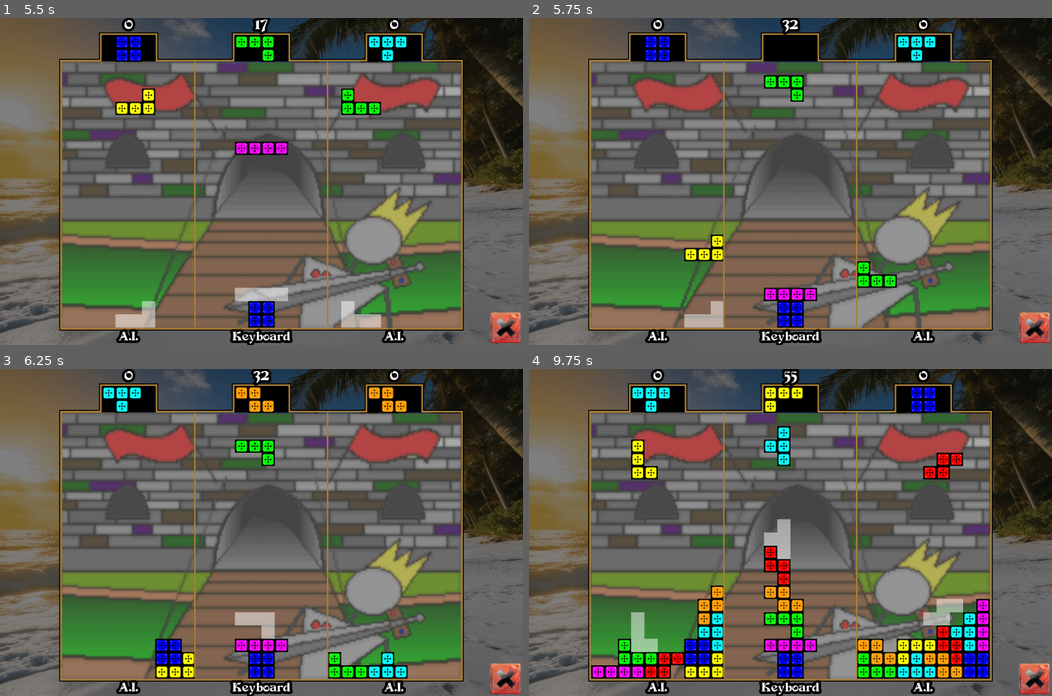
Above: before the commit, frames 1-4 (two rows, left to right).
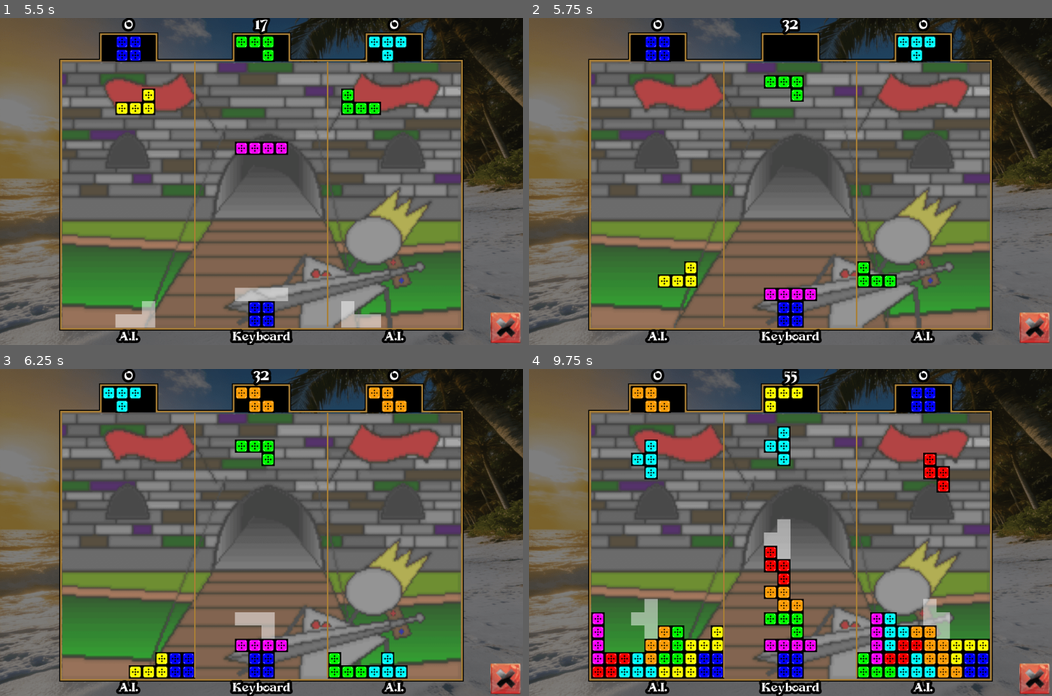
Above: after the commit, the same moments.

Repository: savantsavior/t-story
Game: Godot game, scene res://Main.tscn
Same seed, same stepped clock (60 frames per second), same inputs: the game is played once before the commit and once after it. Video files are missing from this copy of the repository; at most half a second of black plays in their place.
Inputs (mouse positions are in pixels of both pictures, inside the frame that each line leads up to):
- Up to frame 1 (5.5 s): tap Enter at 0.5, 2.1, 3.5 s; move the mouse to (376, 165) at 0.52 s; hold Right (KeyboardRight) 0.53-1.25 s; hold Z (ButtonOne) 0.53-1.25 s; click (376, 165) at 0.67 s; tap A at 1.25, 2 s; drag from (156, 197) to (235, 246) at 1.27 s; move the mouse to (313, 109) at 2.02 s; hold Right (KeyboardRight) 2.03-2.75 s; click (313, 109) at 2.17 s; tap Space (Pause) at 2.75, 4.25 s; drag from (235, 246) to (104, 132) at 2.77 s; move the mouse to (418, 230) at 3.52 s; hold Left (KeyboardLeft) 3.53-4.25 s; tap Shift at 3.6 s; click (418, 230) at 3.67 s; drag from (104, 132) to (183, 99) at 4.27 s; move the mouse to (287, 181) at 5.02 s; hold Down (KeyboardDown) from 5.03 s (still down); hold X (ButtonTwo) from 5.03 s (still down); click (287, 181) at 5.17 s
- Up to frame 2 (5.75 s): keep holding Down (KeyboardDown); keep holding X (ButtonTwo)
- Up to frame 3 (6.25 s): release Down (KeyboardDown) at 5.75 s; release X (ButtonTwo) at 5.75 s; drag from (183, 450) to (156, 548) at 5.77 s
- Up to frame 4 (9.75 s): move the mouse to (905, 516) at 6.52 s; hold Up (KeyboardUp) 6.53-7.25 s; tap Backspace at 6.6 s; click (905, 516) at 6.67 s; drag from (685, 548) to (764, 597) at 7.27 s; move the mouse to (842, 460) at 8.02 s; hold Down (KeyboardDown) 8.03-8.75 s; hold Z (ButtonOne) 8.03-8.75 s; click (842, 460) at 8.17 s; drag from (764, 597) to (633, 483) at 8.77 s; move the mouse to (947, 581) at 9.52 s; hold Up (KeyboardUp) from 9.53 s (still down); tap Enter at 9.6 s; click (947, 581) at 9.67 s

Frame 1 is identical in both runs. In frame 2, 1.2% of the frame differs, in the area x 24-38%, y 66-95%; in frame 3, 0.7%; in frame 4, 8.1%, in the area x 11-89%, y 5-95%.

Commit message:
Implement heuristic algorithm for CPU players

Diff:
--- a/project_t-story/LogicCore.gd
+++ b/project_t-story/LogicCore.gd
@@ -142,6 +142,8 @@
 var CPUPieceTestX = []
 var CPURotationTest = []
 var CPUComputedBestMove = []
+
+var AI_PieceBlocks = []
 
 var pTXStep = []
 var bestValue = []
@@ -1705,6 +1707,179 @@
 # Cooperative Puzzle A.I. By Yiyuan Lee, "JeZxLee", "junaid_develops" & "flairetic"
 #
 
+#----------------------------------------------------------------------------------------
+func AI_InitializePieceBlocks():
+	AI_PieceBlocks.resize(8)
+	for piece in range(8):
+		AI_PieceBlocks[piece] = []
+		AI_PieceBlocks[piece].resize(5)
+		for pieceRotation in range(5):
+			AI_PieceBlocks[piece][pieceRotation] = []
+			var box = 1
+			for y in range(4):
+				for x in range(4):
+					if (piece > 0 && PieceData[piece][pieceRotation][box] > 0):
+						AI_PieceBlocks[piece][pieceRotation].append(Vector2i(x, y))
+					box += 1
+
+	return
+
+#----------------------------------------------------------------------------------------
+func AI_CheckCollision(player, blocks, posX, posY):
+	for block in blocks:
+		var newX = posX + block.x
+		var newY = posY + block.y
+		if (newX < 0 || newX > 14 || newY < 0 || newY > 25):
+			return(true)
+		var cellValue = PlayfieldNew[player][newX][newY]
+		if ( (cellValue > 0 && cellValue < 40) || cellValue == 255 || cellValue > 99999 ):
+			return(true)
+
+	return(false)
+
+#----------------------------------------------------------------------------------------
+func AI_EvaluateGrid(player):
+	var aggregateHeight = 0.0
+	var trappedHoles = 0.0
+	var columnHeight = [0, 0, 0, 0, 0, 0, 0, 0, 0, 0, 0, 0, 0, 0, 0]
+
+	for posX in range(2, 12):
+		var foundTopBlock = false
+		for posY in range(5, 24):
+			var cellValue = PlayfieldNew[player][posX][posY]
+			if (cellValue > 0 && cellValue < 40):
+				if (foundTopBlock == false):
+					foundTopBlock = true
+					var heightTemp = (24 - posY)
+					columnHeight[posX] = heightTemp
+					aggregateHeight += heightTemp
+			elif (foundTopBlock == true && cellValue == 0):
+				trappedHoles += 1.0
+
+	var bumpiness = 0.0
+	for posX in range(2, 11):
+		bumpiness += abs(columnHeight[posX] - columnHeight[posX + 1])
+
+	var completedLines = 0.0
+	for posY in range(5, 24):
+		var boxCount = 0
+		for posX in range(2, 12):
+			var cellValue = PlayfieldNew[player][posX][posY]
+			if (cellValue > 0 && cellValue < 40):
+				boxCount += 1
+		if (boxCount == 10):
+			completedLines += 1.0
+
+	# Heuristic Evaluation Function By Yiyuan Lee
+	var testValue = ( (-0.510066 * aggregateHeight)
+					+ (0.760666 * completedLines)
+					+ (-0.35663 * trappedHoles)
+					+ (-0.184483 * bumpiness) )
+
+	return(testValue)
+
+#----------------------------------------------------------------------------------------
+func AI_FindBestMove(player, pieceOne, pieceTwo):
+	var TEMP_BestScore = -9999999999.0
+	var TEMP_BestX = 5
+	var TEMP_BestRotation = 1
+
+	if (pieceOne < 1 || pieceOne > 7 || pieceTwo < 1 || pieceTwo > 7):
+		return({"X": TEMP_BestX, "Rotation": TEMP_BestRotation, "Score": TEMP_BestScore})
+
+	var maxRotationOne = MaxRotationArray[pieceOne]
+	var maxRotationTwo = MaxRotationArray[pieceTwo]
+
+	for rotationOne in range(1, maxRotationOne + 1):
+		var blocksOne = AI_PieceBlocks[pieceOne][rotationOne]
+
+		var startYOne = 0
+		for block in blocksOne:
+			if (startYOne + block.y < 5):
+				startYOne = 5 - block.y
+
+		for posXOne in range(0, 12):
+			if (AI_CheckCollision(player, blocksOne, posXOne, startYOne) == true):
+				continue
+
+			var dropYOne = startYOne
+			while (AI_CheckCollision(player, blocksOne, posXOne, dropYOne + 1) == false):
+				dropYOne += 1
+				if (dropYOne >= 23):
+					break
+
+			var toppedOutOne = false
+			for block in blocksOne:
+				if (dropYOne + block.y < 5):
+					toppedOutOne = true
+					break
+			if (toppedOutOne == true):
+				continue
+
+			# Place piece 1 on playfield
+			for block in blocksOne:
+				PlayfieldNew[player][posXOne + block.x][dropYOne + block.y] = (pieceOne + 30)
+
+			# 2-ply lookahead: evaluate best placement of piece 2
+			var TEMP_BestScoreTwo = -9999999999.0
+			for rotationTwo in range(1, maxRotationTwo + 1):
+				var blocksTwo = AI_PieceBlocks[pieceTwo][rotationTwo]
+
+				var startYTwo = 0
+				for block in blocksTwo:
+					if (startYTwo + block.y < 5):
+						startYTwo = 5 - block.y
+
+				for posXTwo in range(0, 12):
+					if (AI_CheckCollision(player, blocksTwo, posXTwo, startYTwo) == true):
+						continue
+
+					var dropYTwo = startYTwo
+					while (AI_CheckCollision(player, blocksTwo, posXTwo, dropYTwo + 1) == false):
+						dropYTwo += 1
+						if (dropYTwo >= 23):
+							break
+
+					var toppedOutTwo = false
+					for block in blocksTwo:
+						if (dropYTwo + block.y < 5):
+							toppedOutTwo = true
+							break
+					if (toppedOutTwo == true):
+						continue
+
+					# Place piece 2 on playfield
+					for block in blocksTwo:
+						PlayfieldNew[player][posXTwo + block.x][dropYTwo + block.y] = (pieceTwo + 30)
+
+					var testValueTwo = AI_EvaluateGrid(player)
+					if (testValueTwo > TEMP_BestScoreTwo):
+						TEMP_BestScoreTwo = testValueTwo
+
+					# Remove piece 2
+					for block in blocksTwo:
+						PlayfieldNew[player][posXTwo + block.x][dropYTwo + block.y] = 0
+
+			# Remove piece 1
+			for block in blocksOne:
+				PlayfieldNew[player][posXOne + block.x][dropYOne + block.y] = 0
+
+			# Fallback if piece 2 had no valid placements
+			var candidateScore = TEMP_BestScoreTwo
+			if (candidateScore == -9999999999.0):
+				for block in blocksOne:
+					PlayfieldNew[player][posXOne + block.x][dropYOne + block.y] = (pieceOne + 30)
+				candidateScore = AI_EvaluateGrid(player) - 1000.0
+				for block in blocksOne:
+					PlayfieldNew[player][posXOne + block.x][dropYOne + block.y] = 0
+
+			if (candidateScore > TEMP_BestScore):
+				TEMP_BestScore = candidateScore
+				TEMP_BestX = posXOne
+				TEMP_BestRotation = rotationOne
+
+	return({"X": TEMP_BestX, "Rotation": TEMP_BestRotation, "Score": TEMP_BestScore})
+
 # Below A.I. Source Code Function Written By "JeZxLee"
 func ComputeComputerPlayerMove(player):
 	if (AIsystemToUse == 0): # Old A.I. By "JeZxLee"
@@ -1847,117 +2022,16 @@
 
 # URL To New A.I.:   https://codemyroad.wordpress.com/2013/04/14/tetris-ai-the-near-perfect-player/
 # Enter Secret Code: "8889" In [Options] To Enable All 3 CPU Players A.I. Test Mode!
-	elif (AIsystemToUse == 1): # New A.I. Fixed By: "junaid_develops" - Fiverr.com
+	elif (AIsystemToUse == 1): # New 2-Ply Heuristic A.I. Fixed By: "junaid_develops" - Fiverr.com
 		if ( DoAnyPlayersHaveCompletedLine() == true ):
 			CPUComputedBestMove[player] = false
 			ResetAIVariables()
 			return
 
 		if (CPUComputedBestMove[player] == false):
-			for posX in range (0, 12):
-				for rot in range (1, MaxRotationArray[Piece[player]]+1):
-					MovePieceCollision[player][posX][rot] = true
-
-#-- Compute, prioritize, & store all player moves ------------------------------
-			for NewCPUPieceTestX in range (0, 12):
-				for NewCPURotationTest in range (1, MaxRotationArray[Piece[player]]+1):
-					TEMP_PieceRotation = PieceRotation[player]
-					TEMP_PiecePlayfieldX = PiecePlayfieldX[player]
-					TEMP_PiecePlayfieldY = PiecePlayfieldY[player]
-
-					PiecePlayfieldX[player] = NewCPUPieceTestX
-					PieceRotation[player] = NewCPURotationTest
-
-					MovePieceCollision[player][NewCPUPieceTestX][NewCPURotationTest] = false
-					if (PieceCollision(player) == CollisionNotTrue):
-						for posY in range(PiecePlayfieldY[player], 23):
-							PiecePlayfieldY[player] = posY
-							if ( PieceCollision(player) == CollisionWithPlayfield ):
-								PiecePlayfieldY[player]-=1
-
-								AddCurrentPieceToPlayfieldMemory(player, Fallen)
-
-								var heightTemp
-								var bump = []
-								bump.resize(13)
-								for bumpZero in range(13):
-									bump[bumpZero] = 0
-
-								for posX in range(2, 12):
-									heightTemp = 0
-									for posYtwo in range(23, 6, -1):
-										if (  (PlayfieldNew[player][posX][posYtwo] == 0) && ( (PlayfieldNew[player][posX][posYtwo-1] > 30 && PlayfieldNew[player][posX][posYtwo-1] < 40) )  ):
-											MoveTrappedHoles[player][NewCPUPieceTestX][NewCPURotationTest]+=1
-
-										if (PlayfieldNew[player][posX][posYtwo] > 30 && PlayfieldNew[player][posX][posYtwo] < 40):
-											heightTemp = (24-posYtwo)
-
-									if (PlayfieldNew[player][posX][5] > 30 && PlayfieldNew[player][posX][5] < 40 ):  heightTemp+=1
-
-									bump[posX] = heightTemp
-									MoveAggregateHeight[player][NewCPUPieceTestX][NewCPURotationTest]+= heightTemp
-
-								var checkBumps = 0
-								checkBumps+=abs(bump[2]-bump[3])
-								checkBumps+=abs(bump[3]-bump[4])
-								checkBumps+=abs(bump[4]-bump[5])
-								checkBumps+=abs(bump[5]-bump[6])
-								checkBumps+=abs(bump[6]-bump[7])
-								checkBumps+=abs(bump[7]-bump[8])
-								checkBumps+=abs(bump[8]-bump[9])
-								checkBumps+=abs(bump[9]-bump[10])
-								checkBumps+=abs(bump[10]-bump[11])
-
-								MoveBumpiness[player][NewCPUPieceTestX][NewCPURotationTest] = checkBumps
-
-								var boxTotal
-								for y in range(4, 24):
-									boxTotal = 0
-									for p in range(3):
-										for x in range (2, 12):
-											if ( (PlayfieldNew[p][x][y] > 30 && PlayfieldNew[p][x][y] < 40) ):
-												boxTotal+=1
-
-									if (boxTotal == 30):
-										MoveCompletedLines[player][NewCPUPieceTestX][NewCPURotationTest]+=1
-
-								DeleteCurrentPieceFromPlayfieldMemory(player, Temp)
-
-								PieceRotation[player] = TEMP_PieceRotation
-								PiecePlayfieldX[player] = TEMP_PiecePlayfieldX
-								PiecePlayfieldY[player] = TEMP_PiecePlayfieldY
-
-								break
-					else:
-						CPUComputedBestMove[player] = false
-
-						MovePieceCollision[player][NewCPUPieceTestX][NewCPURotationTest] = true
-						PieceRotation[player] = TEMP_PieceRotation
-						PiecePlayfieldX[player] = TEMP_PiecePlayfieldX
-						PiecePlayfieldY[player] = TEMP_PiecePlayfieldY
-
-#-- Choose best move & rotation in either left or right direction ----------------------------------
-			var TEMP_BestValue = -9999999999.0
-			for posX in range (0, 12):
-				for rot in range (1, MaxRotationArray[Piece[player]]+1):
-					if (MovePieceCollision[player][posX][rot] == false):
-
-#						A.I. Algorithm By Yiyuan Lee
-						var testValue = ( (-0.510066 * MoveAggregateHeight[player][posX][rot])
-									+(0.760666 * MoveCompletedLines[player][posX][rot])
-									+(-0.35663 * MoveTrappedHoles[player][posX][rot])
-									+(-0.184483 * MoveBumpiness[player][posX][rot]) )
-
-						print("player=", player, " / posX=", posX, " / rot=", rot, " / testValue=", testValue, " / Height=", MoveAggregateHeight[player][posX][rot], " / Comp.Lines=", MoveCompletedLines[player][posX][rot], " / Trap.Holes=", MoveTrappedHoles[player][posX][rot], " / Bumpiness=", MoveBumpiness[player][posX][rot])
-
-						if (testValue >= TEMP_BestValue):
-							TEMP_BestValue = testValue
-							BestMoveX[player] = posX
-							BestRotation[player] = rot
-
-			print("BestMoveX=", BestMoveX[player], " / BestRotation=", BestRotation[player])
-			print("-----------------------------------------------------------------------------------")
-
+			var bestMove = AI_FindBestMove(player, Piece[player], NextPiece[player])
+			BestMoveX[player] = bestMove["X"]
+			BestRotation[player] = bestMove["Rotation"]
 			CPUComputedBestMove[player] = true
 			MovedToBestMove[player] = false
 
@@ -2220,6 +2294,7 @@
 	LogicCore.SecretCodeCombined = 0000
 
 	InitializePieceData()
+	AI_InitializePieceBlocks()
 
 	PlayfieldNew.resize(3)
 	for player in range(3):
Not shown, changed: .gitignore
